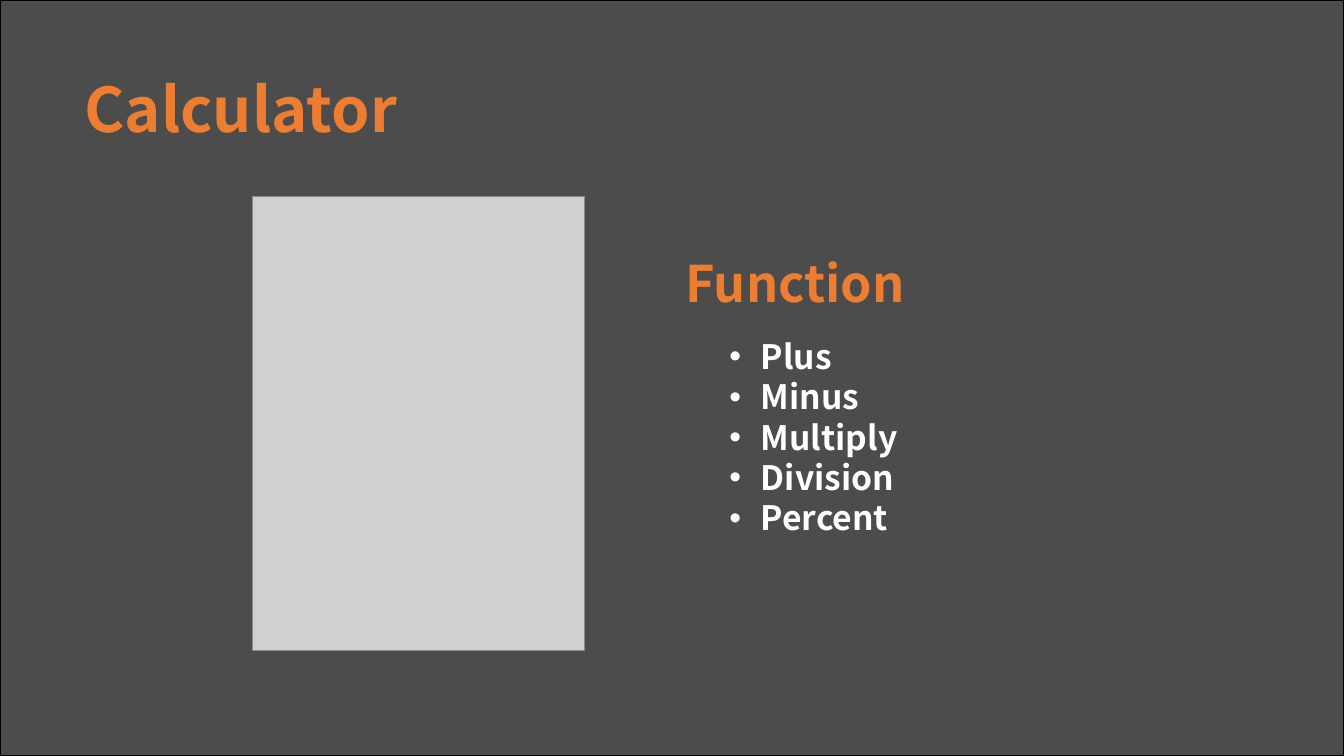
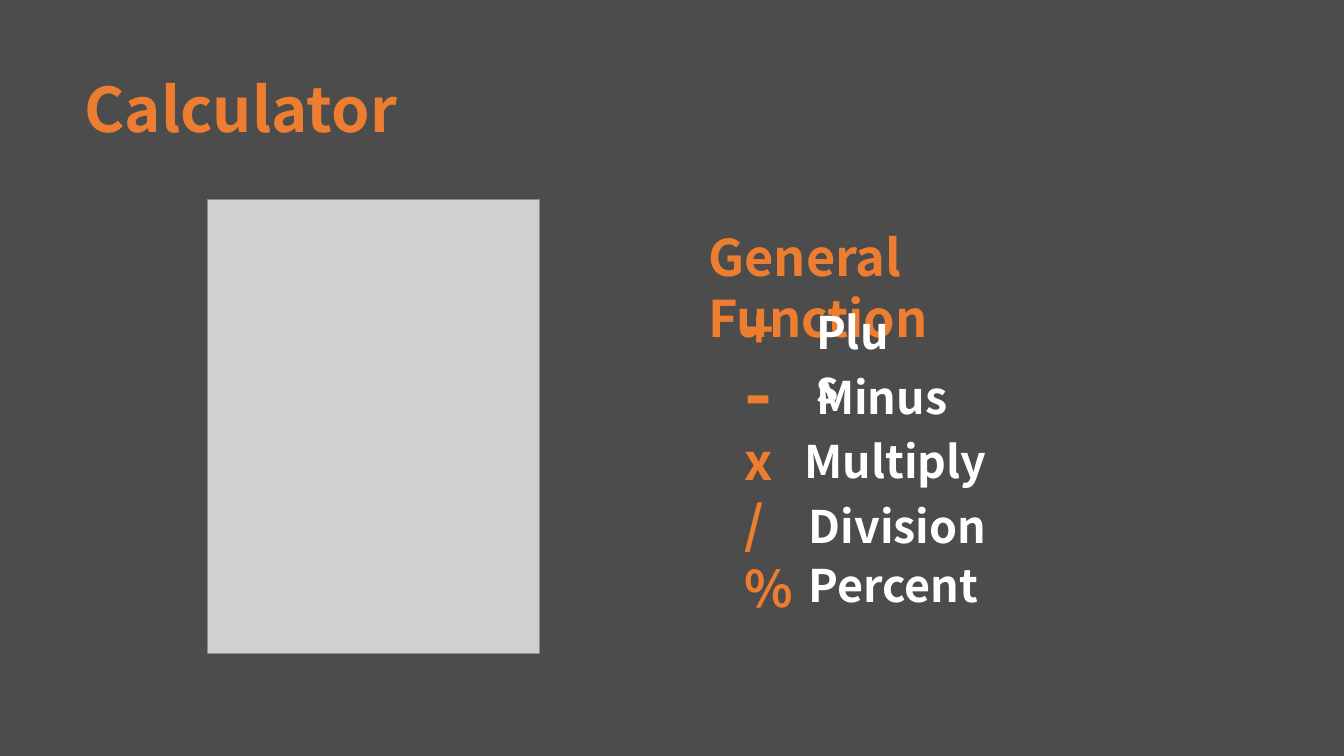
Before and after one commit to hbseo/desktop_calculator, a slide deck: slide 5 of simpsons.pptx. Drawn at 1344x756 pixels with LibreOffice and Linux fonts; fonts in the diff are those of the drawing; grey boxes stand for pictures. Boxes give left, top, right and bottom in pixels: in the first picture for what was removed or moved away, otherwise in the second. Text is boxed around its words. In the diff, an @@ line names an element or a change of style, - is before the commit and + after.

Commit message:
Update

```diff
--- a/simpsons.pptx
+++ b/simpsons.pptx
@@ background #FFFFFF to #4C4C4C @@
@@ rectangle removed at (0,0,1344,756) @@
@@ picture: place and size @@
-picture at (253,197,585,650)
+picture at (208,200,539,653)
@@ text at (709,236,928,350): text changed @@
-Function
+General Function
@@ text added at (745,293,750,365), 36 pt, text #ED7D31, bold @@
++
@@ text added at (807,299,918,364), 32 pt, text #FFFFFF, bold @@
+Plus
@@ text added at (745,341,750,443), 54 pt, text #ED7D31, bold @@
+-
@@ text removed at (761,342,898,531) @@
-• Plus
-• Minus
-• Multiply
-• Division
-• Percent
@@ text added at (816,377,947,415), 32 pt, text #FFFFFF, bold @@
+Minus
@@ text added at (804,441,986,488), 32 pt, text #FFFFFF, bold @@
+Multiply
@@ text added at (745,452,773,480), 36 pt, text #ED7D31, bold @@
+x
@@ text added at (745,488,750,560), 36 pt, text #ED7D31, bold @@
+/
@@ text added at (809,506,987,544), 32 pt, text #FFFFFF, bold @@
+Division
@@ text added at (745,552,750,623), 36 pt, text #ED7D31, bold @@
+%
@@ text added at (809,569,979,603), 32 pt, text #FFFFFF, bold @@
+Percent
```
Also in this commit, not shown: 11 other slides changed, 1 slide added, 1 slide removed.
